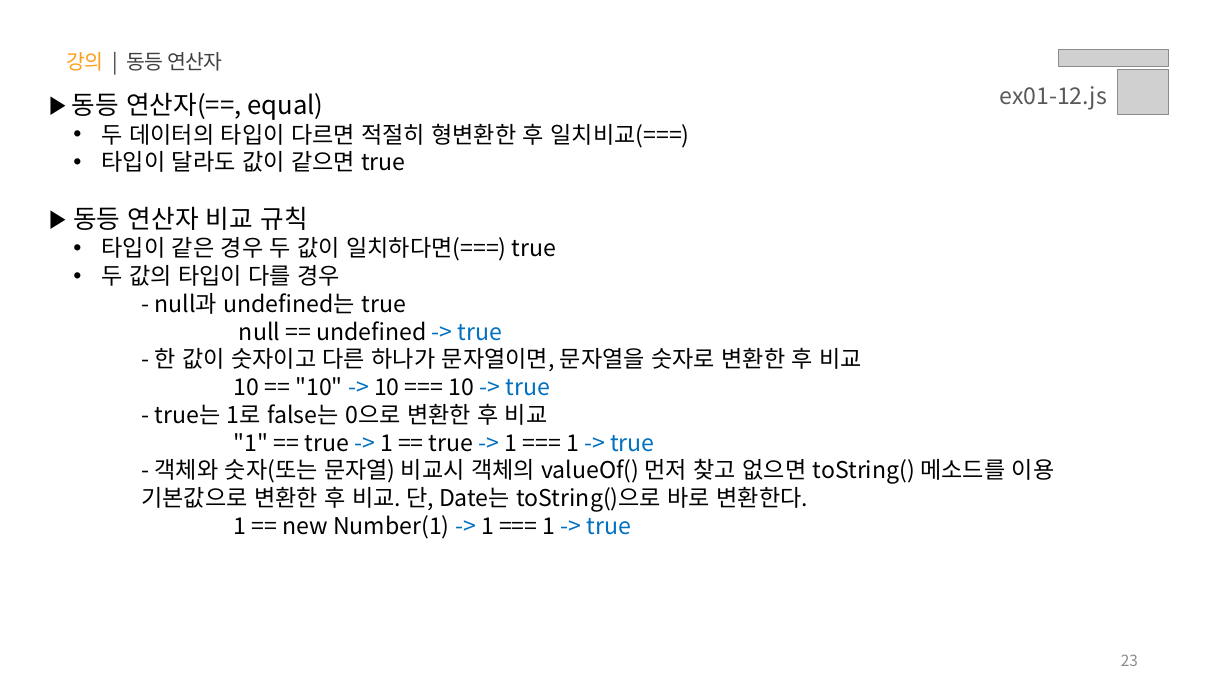
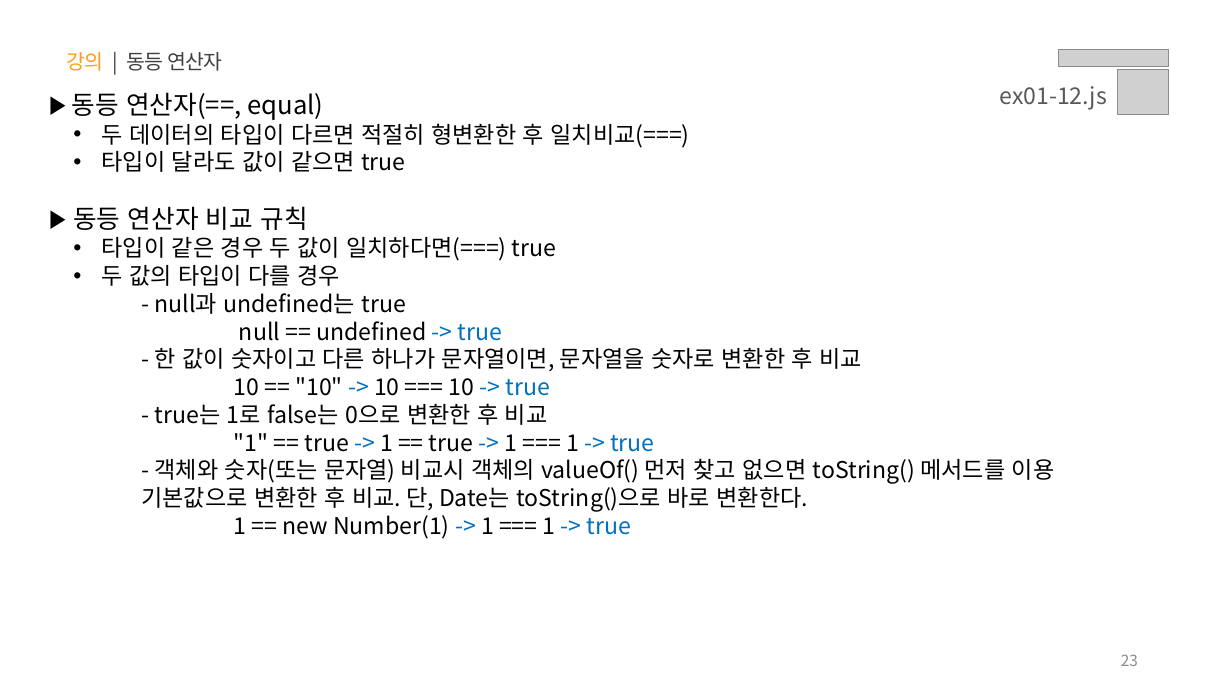
Before and after one commit to jeong0403/learn-JS, a slide deck: slide 23 of PPT/01.자바스크립트 - 기초 문법.pptx. Drawn at 1232x693 pixels with LibreOffice and Linux fonts; fonts in the diff are those of the drawing; grey boxes stand for pictures. Boxes give left, top, right and bottom in pixels: in the first picture for what was removed or moved away, otherwise in the second. Text is boxed around its words. In the diff, an @@ line names an element or a change of style, - is before the commit and + after.

```diff
--- a/PPT/01.자바스크립트 - 기초 문법.pptx
+++ b/PPT/01.자바스크립트 - 기초 문법.pptx
@@ text at (141,458,1055,512): text changed @@
-    - 객체와 숫자(또는 문자열) 비교시 객체의 valueOf() 먼저 찾고 없으면 toString() 메소드를 이용 기본값으로 변환한 후 비교. 단, Date는 toString()으로 바로 변환한다.
+    - 객체와 숫자(또는 문자열) 비교시 객체의 valueOf() 먼저 찾고 없으면 toString() 메서드를 이용 기본값으로 변환한 후 비교. 단, Date는 toString()으로 바로 변환한다.
```
Also in this commit, not shown: 47 other slides changed, 3 other files.
